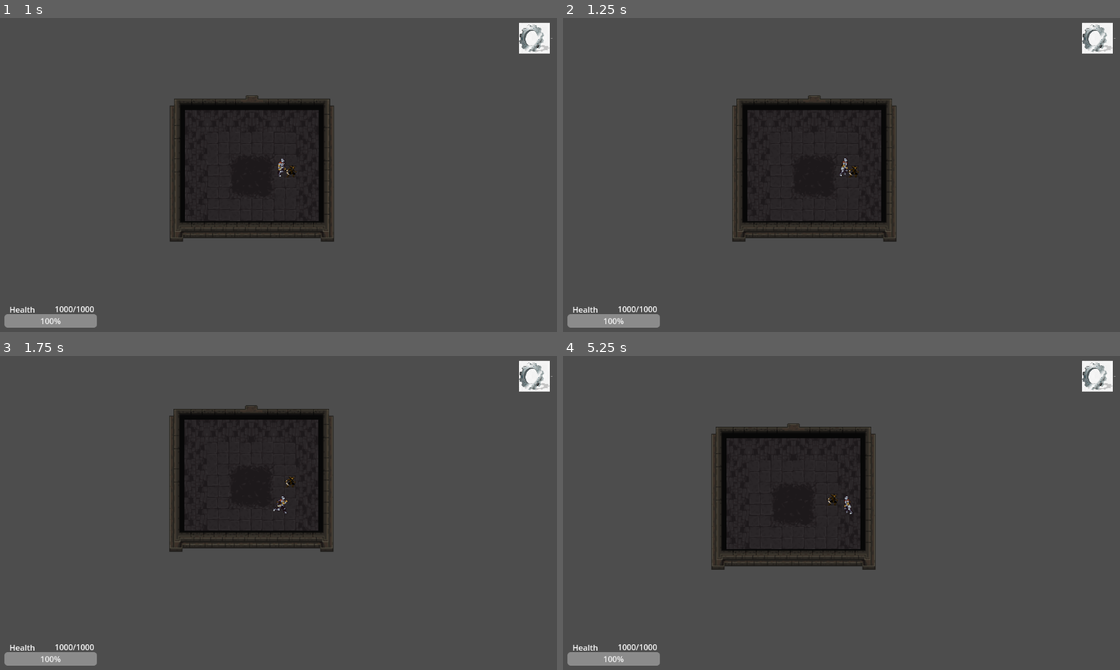
Above: before the commit, frames 1-4 (two rows, left to right).
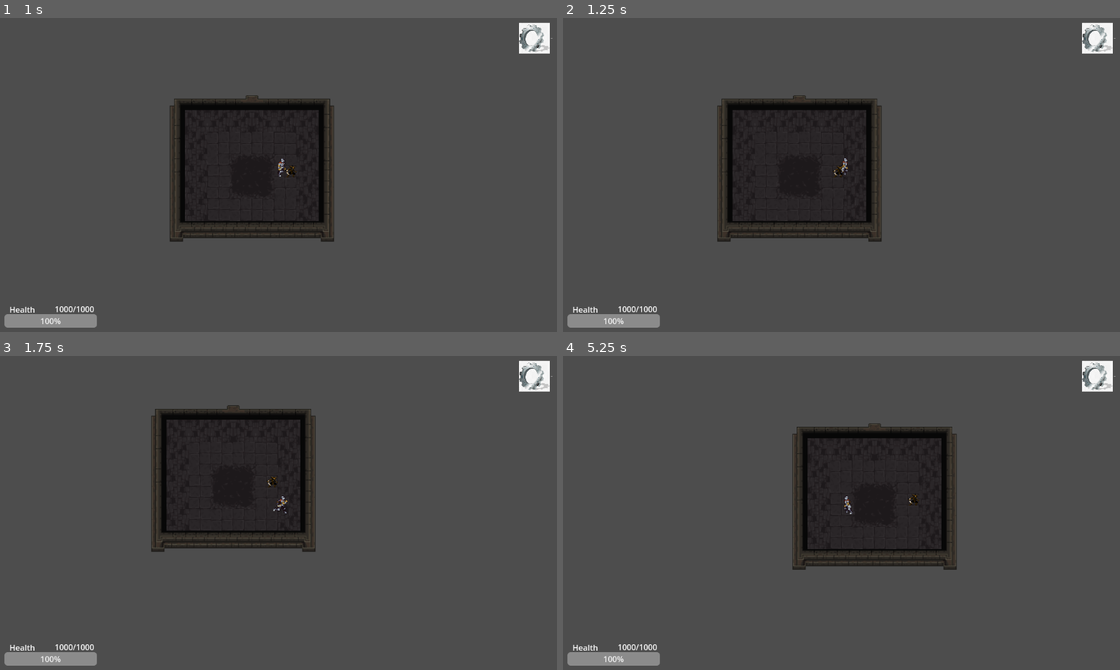
Above: after the commit, the same moments.

Repository: Ellozac/goblin-gambit
Game: Godot game, scene res://game.tscn
Two runs of this game, one before a commit and one after it. Both use one fixed random seed, a clock stepped at 60 frames per second and the inputs below.
Inputs:
- Up to frame 1 (1 s): tap Enter at 0.5 s; hold D (right) from 0.53 s (still down)
- Up to frame 2 (1.25 s): keep holding D (right)
- Up to frame 3 (1.75 s): release D (right) at 1.28 s; hold S (down) from 1.28 s (still down)
- Up to frame 4 (5.25 s): release S (down) at 2.03 s; hold D (right) 2.03-2.78 s; hold W (up) 2.78-3.53 s; hold A (left) 3.53-5.03 s; hold S (down) from 5.03 s (still down)

Frame 1 is identical in both runs. In frame 2, 3.4% of the frame differs, in the area x 27-60%, y 24-72%; in frame 3, 3.8%; in frame 4, 14%, in the area x 26-71%, y 21-69%.

Commit message:
added weapon node

Diff:
--- a/project.godot
+++ b/project.godot
@@ -12,7 +12,7 @@
 
 config/name="goblin gambit"
 run/main_scene="res://game.tscn"
-config/features=PackedStringArray("4.4", "Forward Plus")
+config/features=PackedStringArray("4.3", "Forward Plus")
 
 [autoload]
 
--- a/src/Enemies/Melee/melee_goblin.gd
+++ b/src/Enemies/Melee/melee_goblin.gd
@@ -5,10 +5,10 @@
 
 func _ready():
 
-	Globalvars.healthbar_toggled.connect(self._on_healthbar_toggled)
+	Globalvars.healthbar_toggled.connect(self.on_healthbar_toggled)
 	$RichTextLabel.visible = Globalvars.enemy_health_bars_enabled
 
-func _on_healthbar_toggled(enabled: bool) -> void:
+func on_healthbar_toggled(enabled: bool) -> void:
 	$RichTextLabel.visible = enabled
 
 func _process(delta):
--- a/src/Enemies/Melee/melee_goblin.tscn
+++ b/src/Enemies/Melee/melee_goblin.tscn
@@ -135,8 +135,7 @@
 "speed": 5.0
 }]
 
-[sub_resource type="RectangleShape2D" id="RectangleShape2D_x44e6"]
-size = Vector2(32.3529, 36.4706)
+[sub_resource type="RectangleShape2D" id="RectangleShape2D_ck75m"]
 
 [node name="CharacterBody2D" type="CharacterBody2D"]
 scale = Vector2(0.68, 0.68)
@@ -145,11 +144,7 @@
 [node name="AnimatedSprite2D" type="AnimatedSprite2D" parent="."]
 sprite_frames = SubResource("SpriteFrames_vsimw")
 animation = &"Idle"
-frame_progress = 0.839372
-
-[node name="CollisionShape2D" type="CollisionShape2D" parent="."]
-position = Vector2(-3.50615e-07, 8.23529)
-shape = SubResource("RectangleShape2D_x44e6")
+frame_progress = 0.143663
 
 [node name="RichTextLabel" type="RichTextLabel" parent="."]
 offset_left = -13.2353
@@ -158,3 +153,11 @@
 offset_bottom = 62.0588
 scale = Vector2(1.03874, 1.03874)
 text = "100"
+
+[node name="Area2D" type="Area2D" parent="."]
+position = Vector2(-3.50615e-07, 8.23529)
+
+[node name="CollisionShape2D" type="CollisionShape2D" parent="Area2D"]
+position = Vector2(3.50615e-07, 0.588244)
+scale = Vector2(1.68, 1.68)
+shape = SubResource("RectangleShape2D_ck75m")
--- /dev/null
+++ b/src/Player/Sword/Sword.tscn
@@ -0,0 +1,16 @@
+[gd_scene load_steps=3 format=3 uid="uid://bnx1w64sev434"]
+
+[ext_resource type="Texture2D" uid="uid://b7ems5ccx6us1" path="res://Assets/Greatsword.png" id="1_7r7e5"]
+
+[sub_resource type="RectangleShape2D" id="RectangleShape2D_618oc"]
+size = Vector2(23, 6)
+
+[node name="Sword" type="Sprite2D"]
+texture = ExtResource("1_7r7e5")
+
+[node name="Area2D" type="Area2D" parent="."]
+
+[node name="CollisionShape2D" type="CollisionShape2D" parent="Area2D"]
+position = Vector2(4.5, 0)
+shape = SubResource("RectangleShape2D_618oc")
+debug_color = Color(0.997286, 0, 0.169278, 0.42)
--- a/src/Player/player.tscn
+++ b/src/Player/player.tscn
@@ -161,7 +161,7 @@
 [sub_resource type="CapsuleShape2D" id="CapsuleShape2D_t6t3t"]
 height = 40.0
 
-[node name="CharacterBody2D" type="CharacterBody2D"]
+[node name="CharacterBody2D2" type="CharacterBody2D"]
 script = ExtResource("1_btcbx")
 
 [node name="UserInterface" parent="." instance=ExtResource("2_1rxw3")]
Not shown: 1 places in src/Enemies/Goblin-Sillhouette/goblin.tscn that only renumber resources
Not shown: 1 places in src/Enemies/Melee/melee_goblin.tscn that only renumber resources
Not shown: 1 places in src/Player/player.tscn that only renumber resources
Not shown: 1 places in src/UI/UserInterface.tscn that only renumber resources
